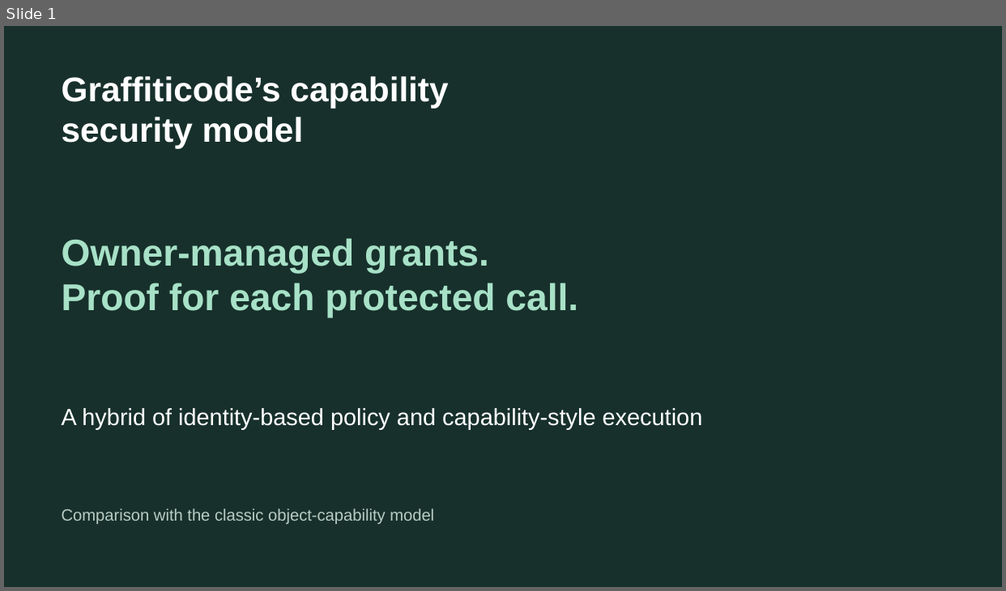
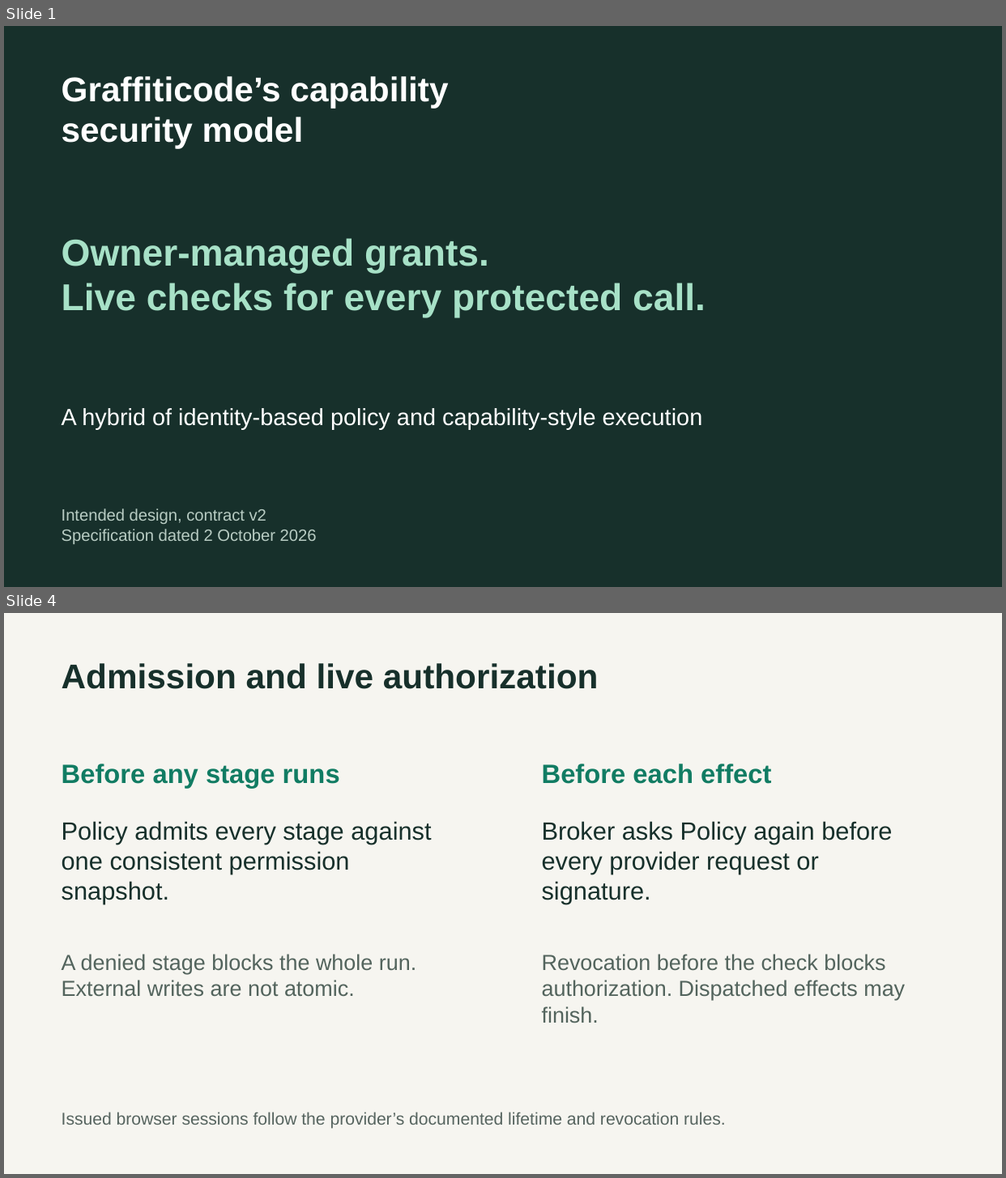
Before and after one commit to graffiticode/graffiticode, a slide deck: docs/graffiticode-capability-security-spacing.pptx. Shown one above the other, each under a label of ours: slide 1 before the commit, slides 1 and 4 after it; the slides between them are not shown. The pictures are 1006x591 and 1006x1178 pixels, drawn with LibreOffice and Linux fonts; fonts in the diff are those of the drawing. Boxes give left, top, right and bottom in pixels: in the first picture for what was removed or moved away, otherwise in the second. Text is boxed around its words. In the diff, an @@ line names an element or a change of style, - is before the commit and + after.

Commit message:
Capability security slide update

```diff
--- a/docs/graffiticode-capability-security-spacing.pptx
+++ b/docs/graffiticode-capability-security-spacing.pptx
@@ slide 4 added at [4,613,1002,1174], background #F6F5F0 @@
@@ text added at [62,663,599,689], 33 pt, text #17302B, bold @@
+Admission and live authorization
@@ text added at [62,764,340,789], 25.5 pt, text #117C63, bold @@
+Before any stage runs
@@ text added at [542,764,771,784], 25.5 pt, text #117C63, bold @@
+Before each effect
@@ text added at [62,821,431,905], 24 pt, text #17302B @@
+Policy admits every stage against one consistent permission snapshot.
@@ text added at [542,821,892,905], 24 pt, text #17302B @@
+Broker asks Policy again before every provider request or signature.
@@ text added at [62,954,416,997], 21 pt, text #53645D @@
+A denied stage blocks the whole run.
+External writes are not atomic.
@@ text added at [542,954,905,1024], 21 pt, text #53645D @@
+Revocation before the check blocks authorization. Dispatched effects may finish.
@@ text added at [62,1112,726,1129], 16.5 pt, text #56645F @@
+Issued browser sessions follow the provider’s documented lifetime and revocation rules.
@@ slide 1 changed as well @@
@@ text at [62,283,705,318]: text changed @@
-Proof for each protected call.
+Live checks for every protected call.
@@ text at [62,509,317,544]: text changed @@
-Comparison with the classic object-capability model
+Intended design, contract v2
+Specification dated 2 October 2026
```
Also in this commit, not shown: 3 other slides changed, 1 other slide added, 2 slides removed.
